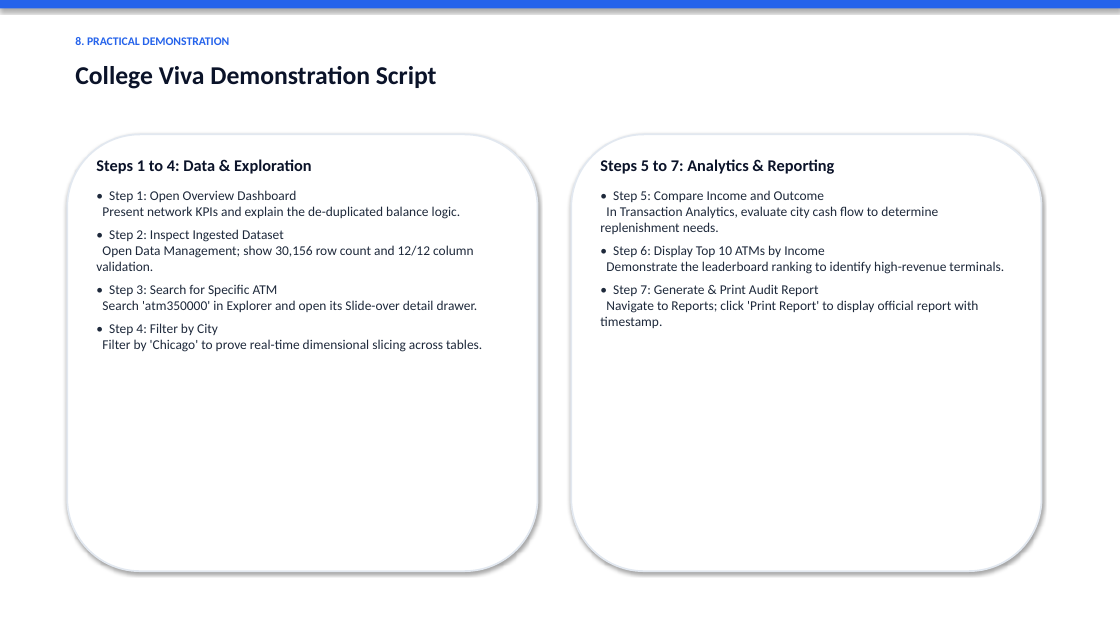
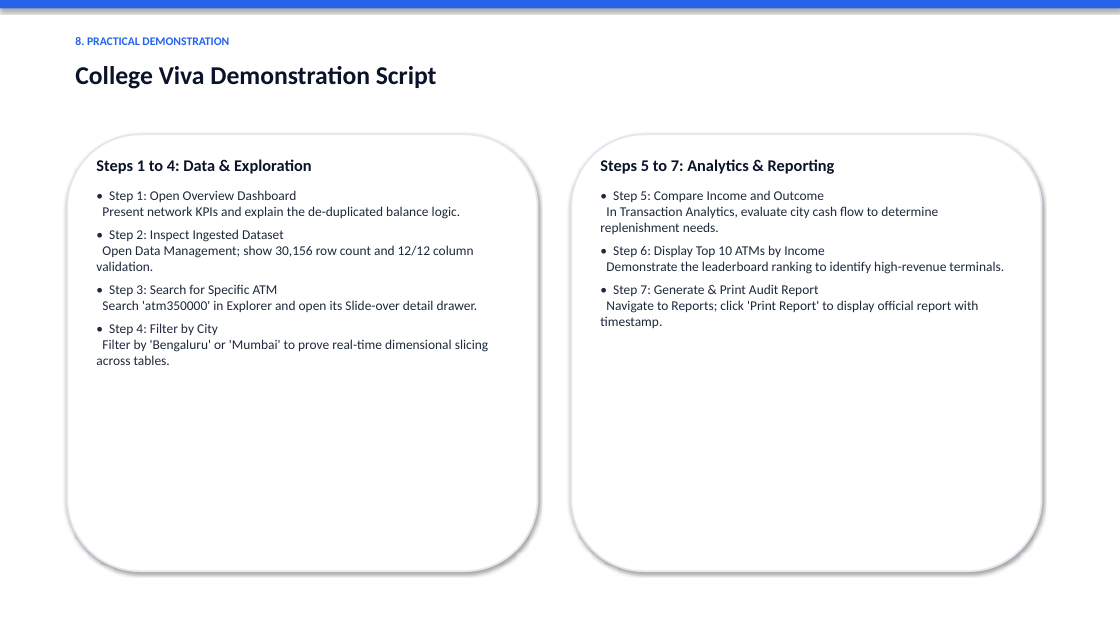
Before and after one commit to Pallavi-L-M/atm-transaction-analytics-datamart, a slide deck: slide 9 of ATM_Transaction_Analytics_DataMart.pptx. Drawn at 1120x630 pixels with LibreOffice and Linux fonts; fonts in the diff are those of the drawing. Boxes give left, top, right and bottom in pixels: in the first picture for what was removed or moved away, otherwise in the second. Text is boxed around its words. In the diff, an @@ line names an element or a change of style, - is before the commit and + after.

```diff
--- a/ATM_Transaction_Analytics_DataMart.pptx
+++ b/ATM_Transaction_Analytics_DataMart.pptx
@@ text at bbox=[96, 323, 489, 365]: text changed @@
-• Step 4: Filter by City
-Filter by 'Chicago' to prove real-time dimensional slicing across tables.
+• Step 4: Filter by City
+Filter by 'Bengaluru' or 'Mumbai' to prove real-time dimensional slicing across tables.
```
Also in this commit, not shown: 2 other slides changed, 13 other files.
